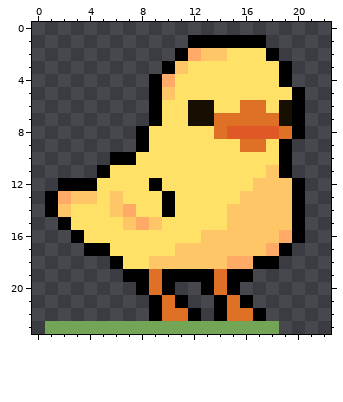
One commit to this pixel-art sprite: data/gfx/waddle_idle_0.png. Above is the file before it was changed.
The file is 23x24 pixels.
After:
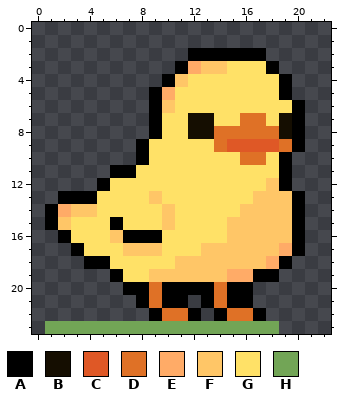
Palette (. is transparent): A #000000  B #150e01  C #df5826  D #df7126  E #ffab67  F #ffc667  G #ffe167  H #72a556
Diff:
y 1: x 12..17 AAAAAA -> ......
y 2: x 11..18 AEFFGGGA -> .AAAAAA.
y 3: x 10..14 AFGGG -> .AEFF; x 18..19 GA -> A.
y 4: x 9..11 AEG -> .AF
y 5: x 10 F -> E; x 19..20 GA -> A.
y 6: x 10 G -> F; x 12..13 BB -> GG; x 16..17 DD -> GG; x 19 B -> G
y 7: x 14..15 DD -> GG; x 18 D -> G
y 8: x 8..9 AG -> .A; x 12..13 GG -> BB; x 15..19 CCCCD -> DDDDB
y 9: x 14..20 GGDDGA. -> DCCCCDA
y 10: x 6..8 AAG -> ..A; x 16..17 GG -> DD
y 11: x 5..7 AGG -> .AA; x 18 F -> G
y 12: x 2..5 AAAG -> ...A; x 9 A -> G; x 17 F -> G; x 19..20 FA -> A.
y 13: x 1..4 AEFF -> .AAA; x 6 F -> G; x 9..10 GA -> FG; x 16 F -> G
y 14: x 2..4 FGG -> EFF; x 6..7 FE -> GG; x 10 A -> F; x 15 F -> G
y 15: x 1..2 .A -> AF; x 6..10 GFEFG -> AGGGF
y 16: x 2..3 .A -> AG; x 6..9 GGGG -> FAAA; x 13..14 FF -> GG; x 19 E -> F
y 17: x 3..5 .AA -> AGG; x 7..9 GGG -> FFF; x 11..12 FF -> GG; x 18..20 EA. -> FEA
y 18: x 4..6 ..A -> AAG; x 9..10 FF -> GG; x 15..19 EEAA. -> FFFEA
y 19: x 6..18 .AADAAAADAA.. -> AGGFFFFFFEEAA
y 20: x 7 . -> A; x 11..12 .. -> AA; x 16 . -> A
y 21: x 8..10 .AD -> ADA; x 13..15 .AD -> ADA
